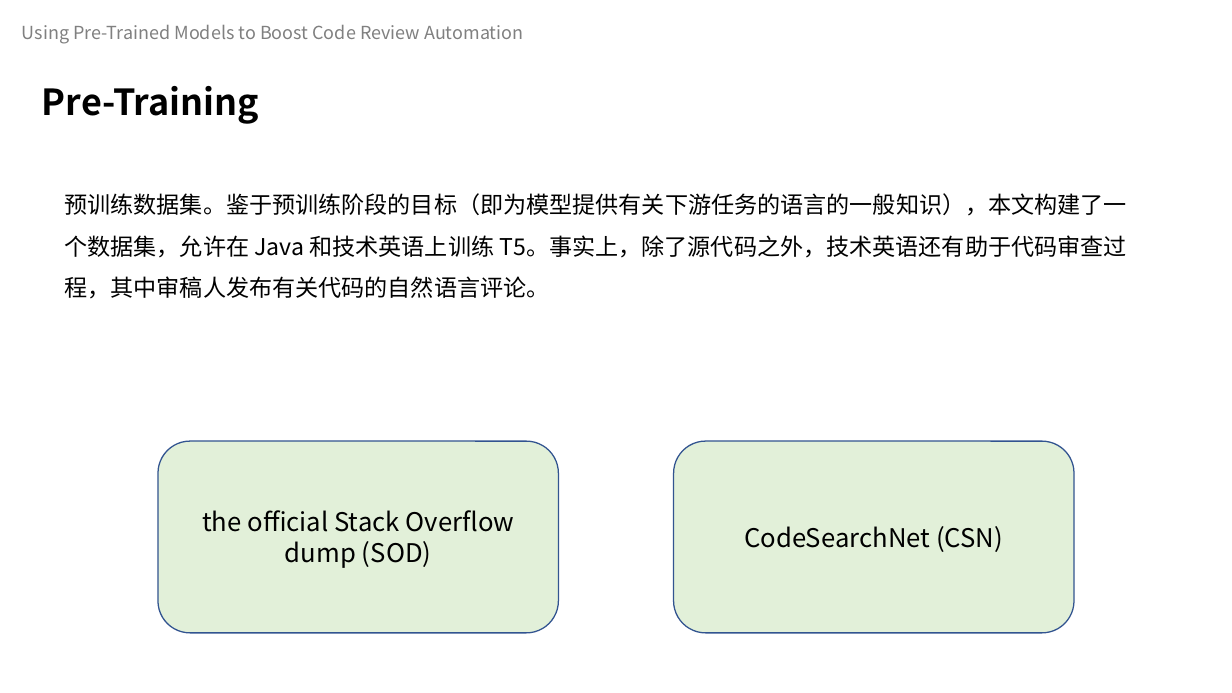
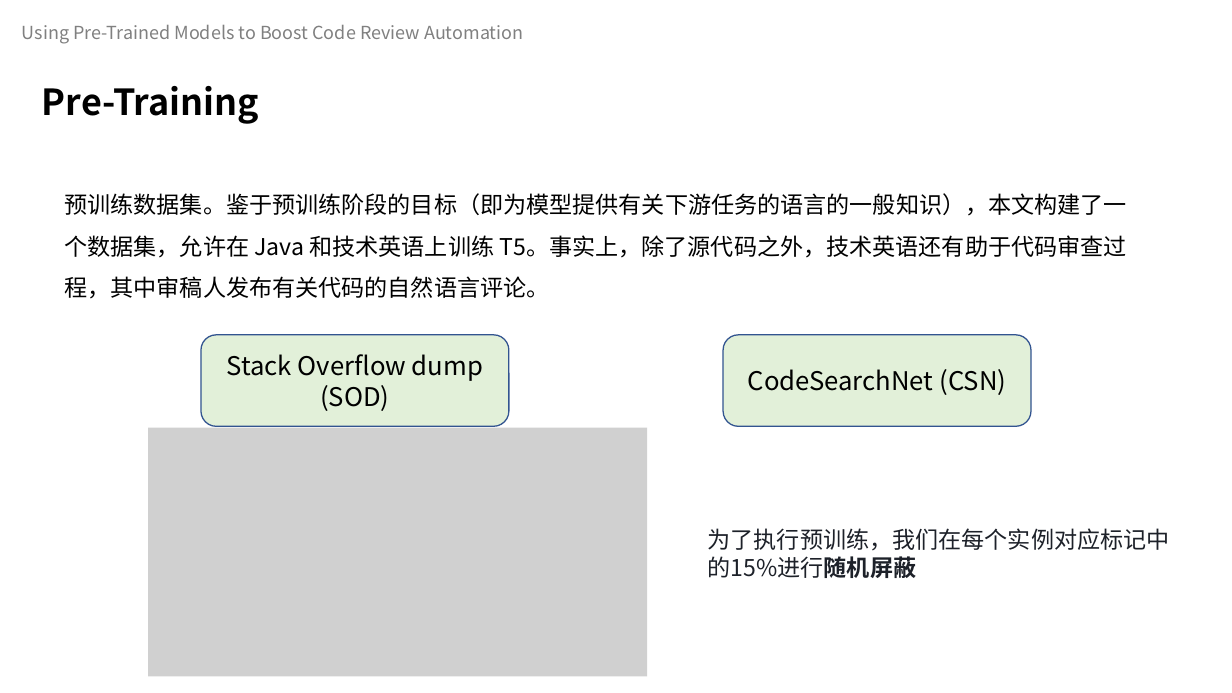
Before and after one commit to celeste-lingshi/Celeste, a slide deck: slide 7 of 汇报/软件测试展示_222126_项桂巳雨.pptx. Drawn at 1232x693 pixels with LibreOffice and Linux fonts; fonts in the diff are those of the drawing; grey boxes stand for pictures. Boxes give left, top, right and bottom in pixels: in the first picture for what was removed or moved away, otherwise in the second. Text is boxed around its words. In the diff, an @@ line names an element or a change of style, - is before the commit and + after.

Commit message:
6.7软件测试

```diff
--- a/汇报/软件测试展示_222126_项桂巳雨.pptx
+++ b/汇报/软件测试展示_222126_项桂巳雨.pptx
@@ rounded rectangle "Stack Overflow dump (SOD)": place and size @@
-rounded rectangle "Stack Overflow dump (SOD)" at (158,441,558,633)
+rounded rectangle "Stack Overflow dump (SOD)" at (201,335,508,426)
@@ text in rounded rectangle at (227,354,483,411): text changed @@
-the official Stack Overflow dump (SOD)
+Stack Overflow dump (SOD)
@@ rounded rectangle "CodeSearchNet (CSN)": place and size @@
-rounded rectangle "CodeSearchNet (CSN)" at (674,441,1074,633)
+rounded rectangle "CodeSearchNet (CSN)" at (724,335,1031,426)
@@ picture added at (148,428,647,677) @@
@@ text added at (708,528,1170,578), 18 pt, text #1D2129 @@
+为了执行预训练，我们在每个实例对应标记中的15%进行随机屏蔽
```
Also in this commit, not shown: 3 other slides changed, 8 slides added.
